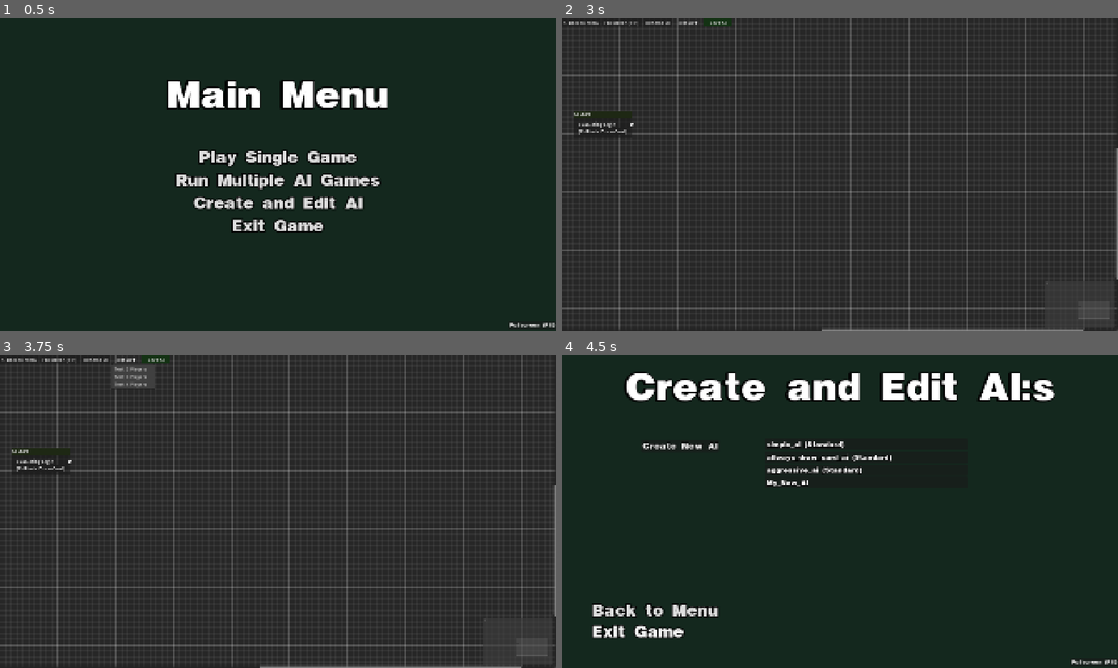
Above: before the commit, frames 1-4 (two rows, left to right).
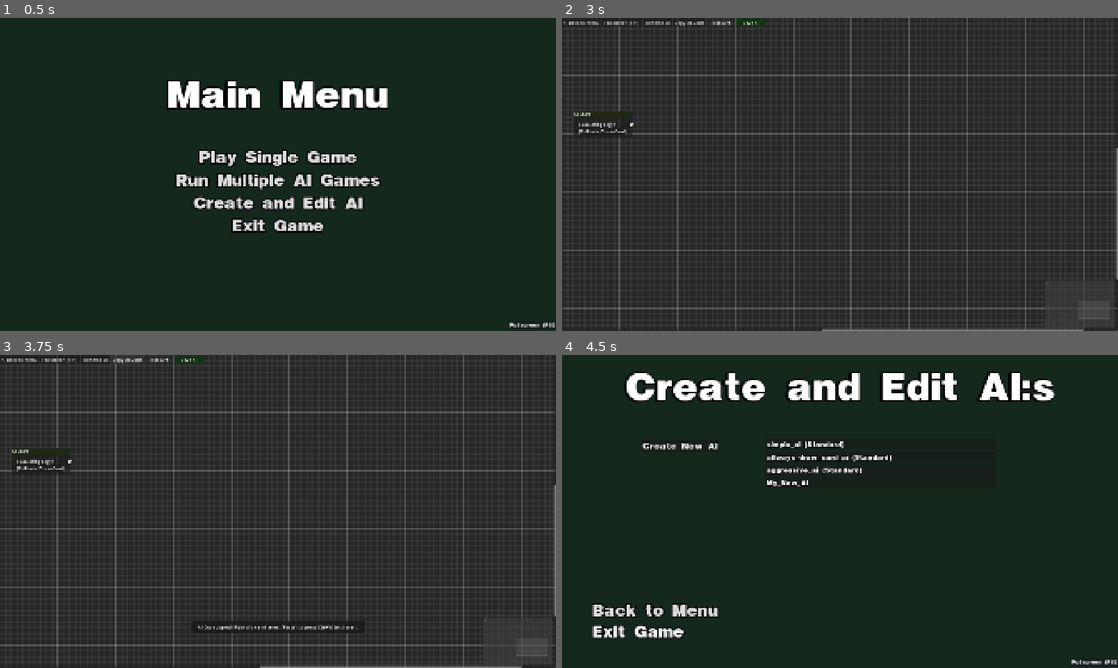
Above: after the commit, the same moments.

Repository: JontePonte/UNO-utlimate-ai-simulator
Game: Godot game, scene res://menus/MainMenu.tscn
Two runs of this game, one before a commit and one after it. Both use one fixed random seed, a clock stepped at 60 frames per second and the inputs below.
Inputs (mouse positions are in pixels of both pictures, inside the frame that each line leads up to):
- Up to frame 1 (0.5 s): no input
- Up to frame 2 (3 s): click "Create and Edit AI" at 0.5 s; click "Create New AI" at 1.25 s; click "Create New AI" at 2 s; click "OK" at 2.75 s
- Up to frame 3 (3.75 s): click (127, 358) at 3.5 s, where only the run after the commit has a clickable "Copy AI Code"
- Up to frame 4 (4.5 s): click "<- Back to Menu" at 4.25 s

Frame 1 is identical in both runs. In frame 2, 0.2% of the frame differs, in the area x 20-37%, y 0-3%; in frame 3, 0.8%, in the area x 20-65%, y 0-89%; in frame 4, less than 0.1%.

Commit message:
added copy code buttons that copy code to clipboard

Diff:
--- a/uno-ultimate-ai-simulator/ai_editor/AIEditor.tscn
+++ b/uno-ultimate-ai-simulator/ai_editor/AIEditor.tscn
@@ -62,6 +62,10 @@
 layout_mode = 2
 text = "Rename AI"
 
+[node name="CopyButton" type="Button" parent="MarginContainer/HBoxContainer" unique_id=1481445435]
+layout_mode = 2
+text = "Copy AI Code"
+
 [node name="TestButton" type="MenuButton" parent="MarginContainer/HBoxContainer" unique_id=2138379968]
 custom_minimum_size = Vector2(100, 0)
 layout_mode = 2
--- a/uno-ultimate-ai-simulator/ai_editor/ai_editor.gd
+++ b/uno-ultimate-ai-simulator/ai_editor/ai_editor.gd
@@ -8,6 +8,7 @@
 @onready var back_button = $MarginContainer/HBoxContainer/BackToMenuButton
 @onready var fullscreen_button = $MarginContainer/HBoxContainer/FullscreenButton
 @onready var rename_button = $MarginContainer/HBoxContainer/RenameButton
+@onready var copy_button = $MarginContainer/HBoxContainer/CopyButton
 @onready var save_button = $MarginContainer/HBoxContainer/SaveButton
 @onready var test_menu_button = $MarginContainer/HBoxContainer/TestButton
 
@@ -31,8 +32,9 @@
 
 func _ready():
 	AiManager.ai_node_executing.connect(_on_ai_node_executing)
+	back_button.pressed.connect(_on_back_button_pressed)
 	fullscreen_button.pressed.connect(_on_fullscreen_button_pressed)
-	back_button.pressed.connect(_on_back_button_pressed)
+	copy_button.pressed.connect(_on_copy_button_pressed)
 	rename_button.pressed.connect(_on_rename_button_pressed)
 	save_button.pressed.connect(_on_save_button_pressed)
 
@@ -214,6 +216,59 @@
 	rename_input.text = AiManager.file_to_edit.replace(".json", "")
 	# Visa rutan i mitten av skärmen
 	rename_dialog.popup_centered(Vector2(300, 120))
+
+func _on_copy_button_pressed():
+	# Spara automatiskt om det behövs
+	if has_unsaved_changes:
+		_on_save_button_pressed()
+
+	var file_path = AiManager.AI_FOLDER_PATH + AiManager.file_to_edit
+
+	if FileAccess.file_exists(file_path):
+		var file = FileAccess.open(file_path, FileAccess.READ)
+		var json_string = file.get_as_text()
+		file.close()
+
+		# Klistra in i urklipp
+		DisplayServer.clipboard_set(json_string)
+
+		# Kalla på vår nya snygga popup!
+		_show_toast("AI Code copied! Right-click and select 'Paste' (or press Ctrl+V) to share it.")
+	else:
+		_show_toast("Error: Could not find AI file!")
+
+func _show_toast(message: String):
+	# 1. Skapa en ny Label i koden
+	var toast = Label.new()
+	toast.text = message
+	toast.horizontal_alignment = HORIZONTAL_ALIGNMENT_CENTER
+	toast.vertical_alignment = VERTICAL_ALIGNMENT_CENTER
+
+	# 2. Designa en snygg bakgrundsböx (Mörkgrå med rundade hörn)
+	var style = StyleBoxFlat.new()
+	style.bg_color = Color(0.1, 0.1, 0.1, 0.9)
+	style.corner_radius_top_left = 8
+	style.corner_radius_top_right = 8
+	style.corner_radius_bottom_left = 8
+	style.corner_radius_bottom_right = 8
+	style.content_margin_left = 20
+	style.content_margin_right = 20
+	style.content_margin_top = 10
+	style.content_margin_bottom = 10
+	toast.add_theme_stylebox_override("normal", style)
+
+	# 3. Lägg till den i scenen så den syns
+	add_child(toast)
+
+	# 4. Placera den i mitten, en bit upp från botten
+	toast.set_anchors_and_offsets_preset(Control.PRESET_CENTER_BOTTOM)
+	toast.position.y -= 120
+
+	# 5. Animera bort den mjukt!
+	var tween = create_tween()
+	tween.tween_interval(3.0) # Vänta i 3 sekunder
+	tween.tween_property(toast, "modulate:a", 0.0, 1.0) # Tona ut genomskinligheten under 1 sekund
+	tween.tween_callback(toast.queue_free) # Radera noden när animationen är klar
 
 func _on_rename_confirmed():
 	var new_name = rename_input.text.strip_edges() # Ta bort onödiga mellanslag
--- a/uno-ultimate-ai-simulator/menus/AIListItem.tscn
+++ b/uno-ultimate-ai-simulator/menus/AIListItem.tscn
@@ -13,7 +13,7 @@
 shadow_offset = Vector2(-2, 1)
 
 [node name="AiListItem" type="PanelContainer" unique_id=143799783]
-custom_minimum_size = Vector2(600, 40)
+custom_minimum_size = Vector2(800, 40)
 mouse_filter = 1
 script = ExtResource("1_ifv5m")
 
@@ -38,6 +38,15 @@
 layout_mode = 2
 size_flags_horizontal = 8
 
+[node name="EditButton" type="Button" parent="HBox/ActionButtons" unique_id=1322164812]
+custom_minimum_size = Vector2(90, 0)
+layout_mode = 2
+size_flags_horizontal = 8
+theme_override_constants/outline_size = 5
+theme_override_fonts/font = ExtResource("1_io2pl")
+theme_override_font_sizes/font_size = 20
+text = "Edit"
+
 [node name="RemoveButton" type="Button" parent="HBox/ActionButtons" unique_id=338191005]
 custom_minimum_size = Vector2(90, 0)
 layout_mode = 2
@@ -47,23 +56,23 @@
 theme_override_font_sizes/font_size = 20
 text = "Delete"
 
-[node name="EditButton" type="Button" parent="HBox/ActionButtons" unique_id=1322164812]
+[node name="DuplicateButton" type="Button" parent="HBox/ActionButtons" unique_id=1246595343]
 custom_minimum_size = Vector2(90, 0)
 layout_mode = 2
 size_flags_horizontal = 8
 theme_override_constants/outline_size = 5
 theme_override_fonts/font = ExtResource("1_io2pl")
 theme_override_font_sizes/font_size = 20
-text = "Edit"
+text = "Duplicate"
 
-[node name="CopyButton" type="Button" parent="HBox/ActionButtons" unique_id=1246595343]
+[node name="ExportCodeButton" type="Button" parent="HBox/ActionButtons" unique_id=1691438308]
 custom_minimum_size = Vector2(90, 0)
 layout_mode = 2
 size_flags_horizontal = 8
 theme_override_constants/outline_size = 5
 theme_override_fonts/font = ExtResource("1_io2pl")
 theme_override_font_sizes/font_size = 20
-text = "Copy"
+text = "Export Code"
 
 [connection signal="mouse_entered" from="." to="." method="_on_mouse_entered"]
 [connection signal="mouse_exited" from="." to="." method="_on_mouse_exited"]
--- a/uno-ultimate-ai-simulator/menus/CreateAndEditAI.tscn
+++ b/uno-ultimate-ai-simulator/menus/CreateAndEditAI.tscn
@@ -110,7 +110,7 @@
 layout_mode = 2
 
 [node name="VBoxRightSide" type="VBoxContainer" parent="MarginContainer/MainVBox/MainHBox" unique_id=1829787602]
-custom_minimum_size = Vector2(700, 0)
+custom_minimum_size = Vector2(800, 0)
 layout_mode = 2
 
 [node name="ScrollContainer" type="ScrollContainer" parent="MarginContainer/MainVBox/MainHBox/VBoxRightSide" unique_id=526613411]
--- a/uno-ultimate-ai-simulator/menus/ai_list_item.gd
+++ b/uno-ultimate-ai-simulator/menus/ai_list_item.gd
@@ -4,14 +4,16 @@
 signal edit_requested(file_name: String)
 signal copy_requested(file_name: String)
 signal delete_requested(file_name: String)
+signal export_requested(file_name: String)
 
 @onready var action_buttons = $HBox/ActionButtons
 @onready var name_label = $HBox/LabelMargin/Label
 
 # Referenser till knapparna (Se till att namnen stämmer med ditt träd!)
 @onready var edit_btn = $HBox/ActionButtons/EditButton
-@onready var copy_btn = $HBox/ActionButtons/CopyButton
 @onready var delete_btn = $HBox/ActionButtons/RemoveButton
+@onready var duplicate_btn = $HBox/ActionButtons/DuplicateButton
+@onready var export_code_btn = $HBox/ActionButtons/ExportCodeButton
 
 var hover_tween: Tween
 var my_file_name: String
@@ -26,8 +28,9 @@
 
 	# 2. Koppla knapparnas inbyggda "pressed"-signal till våra egna funktioner
 	edit_btn.pressed.connect(func(): edit_requested.emit(my_file_name))
-	copy_btn.pressed.connect(func(): copy_requested.emit(my_file_name))
 	delete_btn.pressed.connect(func(): delete_requested.emit(my_file_name))
+	duplicate_btn.pressed.connect(func(): copy_requested.emit(my_file_name))
+	export_code_btn.pressed.connect(func(): export_requested.emit(my_file_name))
 
 func setup_item(display_name: String, file_name: String, is_standard: bool = false):
 	my_file_name = file_name
--- a/uno-ultimate-ai-simulator/menus/create_and_edit_ai.gd
+++ b/uno-ultimate-ai-simulator/menus/create_and_edit_ai.gd
@@ -52,6 +52,7 @@
 	item.delete_requested.connect(_on_ai_delete_requested)
 	item.edit_requested.connect(_on_ai_edit_requested)
 	item.copy_requested.connect(_on_ai_copy_requested)
+	item.export_requested.connect(_on_ai_export_requested)
 
 func _on_ai_delete_requested(file_name: String):
 	current_file_to_delete = file_name
@@ -155,3 +156,49 @@
 
 func _on_main_menu_button_pressed():
 	get_tree().change_scene_to_file("res://menus/MainMenu.tscn")
+
+func _on_ai_export_requested(file_name: String):
+	# Bygg stigen till filen
+	var file_path = AiManager.AI_FOLDER_PATH + file_name
+
+	if FileAccess.file_exists(file_path):
+		var file = FileAccess.open(file_path, FileAccess.READ)
+		var json_string = file.get_as_text()
+		file.close()
+
+		# Klistra in texten i datorns urklipp (Clipboard)
+		DisplayServer.clipboard_set(json_string)
+
+		# Visa vår snygga notis
+		_show_toast("AI Code exported! Right-click and 'Paste' to share it.")
+	else:
+		_show_toast("Error: Could not find AI file!")
+
+# --- TOAST NOTIFICATION ---
+func _show_toast(message: String):
+	var toast = Label.new()
+	toast.text = message
+	toast.horizontal_alignment = HORIZONTAL_ALIGNMENT_CENTER
+	toast.vertical_alignment = VERTICAL_ALIGNMENT_CENTER
+
+	var style = StyleBoxFlat.new()
+	style.bg_color = Color(0.1, 0.1, 0.1, 0.9)
+	style.corner_radius_top_left = 8
+	style.corner_radius_top_right = 8
+	style.corner_radius_bottom_left = 8
+	style.corner_radius_bottom_right = 8
+	style.content_margin_left = 20
+	style.content_margin_right = 20
+	style.content_margin_top = 10
+	style.content_margin_bottom = 10
+	toast.add_theme_stylebox_override("normal", style)
+
+	add_child(toast)
+
+	toast.set_anchors_and_offsets_preset(Control.PRESET_CENTER_BOTTOM)
+	toast.position.y -= 120
+
+	var tween = create_tween()
+	tween.tween_interval(3.0)
+	tween.tween_property(toast, "modulate:a", 0.0, 1.0)
+	tween.tween_callback(toast.queue_free)
Not shown: 1 places in uno-ultimate-ai-simulator/menus/CreateAndEditAI.tscn that only renumber resources
Not shown: 1 places in uno-ultimate-ai-simulator/ui/test_theme.tres that only renumber resources
